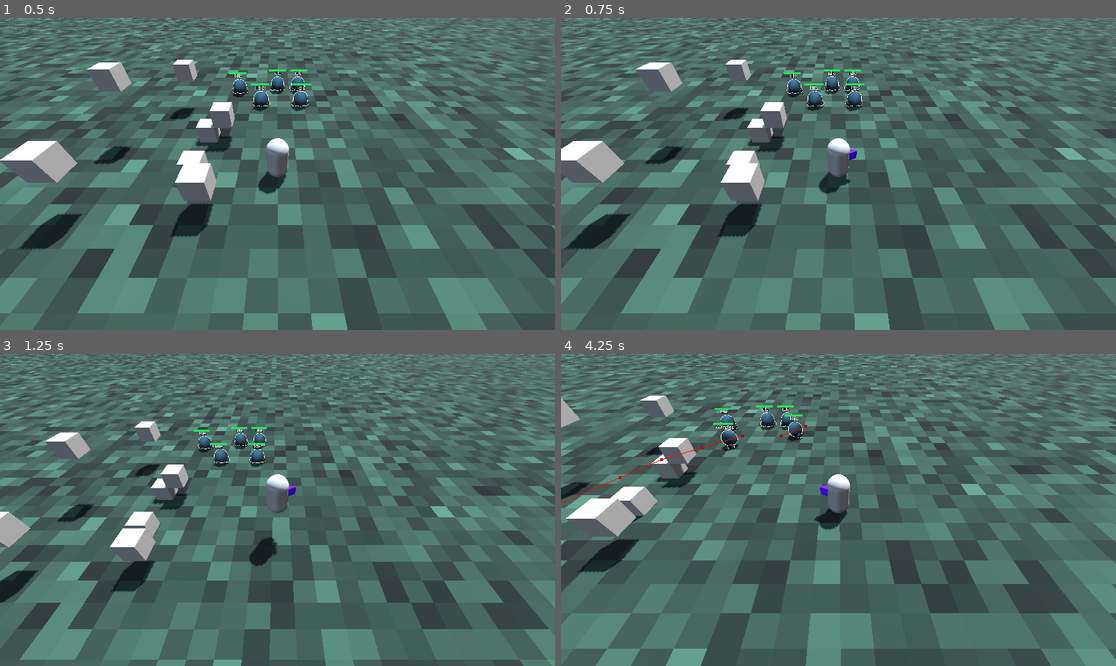
Above: before the commit, frames 1-4 (two rows, left to right).
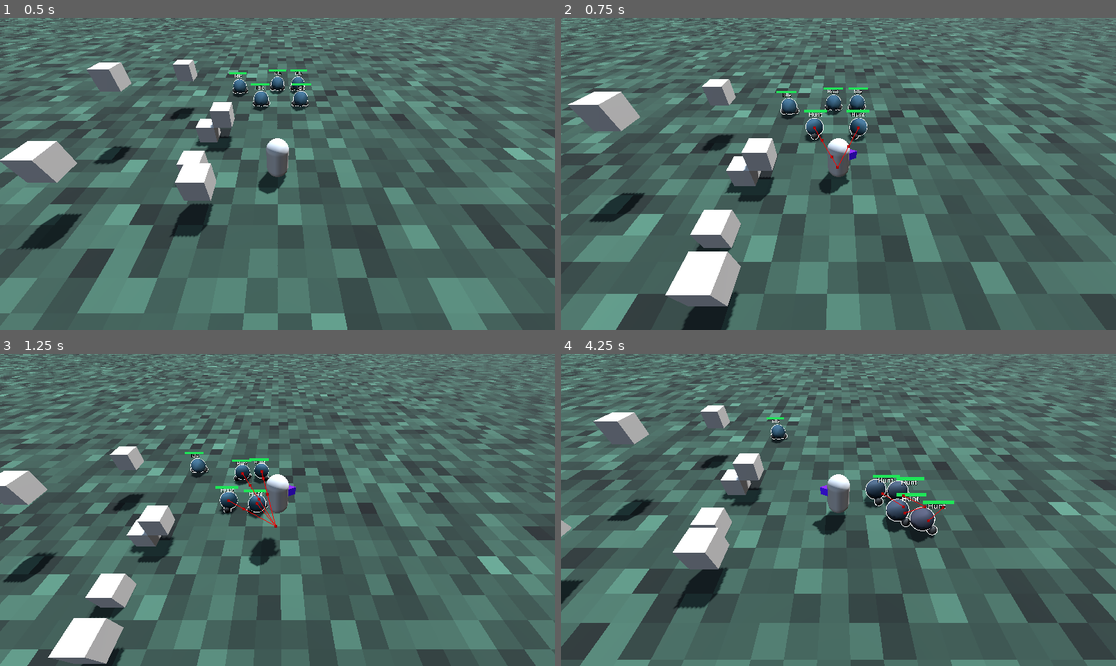
Above: after the commit, the same moments.

Repository: LipskiDev/GodotWildJam86
Game: Godot game, scene res://level/test_level_ferdi.tscn
Same seed, same stepped clock (60 frames per second), same inputs: the game is played once before the commit and once after it.
Inputs:
- Up to frame 1 (0.5 s): no input
- Up to frame 2 (0.75 s): tap Enter (attack) at 0.5 s; hold D (right) from 0.53 s (still down); hold Shift (dash, bound only after the commit) from 0.53 s (still down)
- Up to frame 3 (1.25 s): keep holding D (right); keep holding Shift (dash, bound only after the commit); tap Space (jump) at 0.77 s
- Up to frame 4 (4.25 s): release D (right) at 1.28 s; release Shift (dash, bound only after the commit) at 1.28 s; hold S (back) 1.28-2.03 s; tap Enter (attack) at 1.35 s; tap Space (jump) at 1.52, 3.02, 3.77 s; tap Shift (dash, bound only after the commit) at 1.55, 2.85, 3.8 s; hold D (right) 2.03-2.78 s; hold Shift (dash, bound only after the commit) 2.03-2.78 s; hold W (forward) 2.78-3.53 s; hold A (left) from 3.53 s (still down); hold Enter (attack) from 3.53 s (still down)

Frame 1 is identical in both runs. In frame 2, 47% of the frame differs, in the area x 0-100%, y 0-100%; in frame 3, 46%; in frame 4, 48%.

Commit message:
man kann jetzt dashen

Diff:
--- a/project/entities/enemies/healthbar/healthbar.gdshader
+++ b/project/entities/enemies/healthbar/healthbar.gdshader
@@ -17,8 +17,6 @@
 
 void fragment() {
 	vec3 color = mix(neg_color, pos_color, step(amount, UV.x)).rgb;
-
-
 	ALBEDO = color;
 }
 
--- a/project/entities/enemies/states/die.gd
+++ b/project/entities/enemies/states/die.gd
@@ -1,8 +1,10 @@
+class_name Die
 extends State
-class_name Die
+
 
 @export var enemy: CharacterBody3D
 @export var animation_tree: AnimationTree
+
 
 func enter() -> void:
 	print("jens is ded :(")
--- a/project/entities/enemies/states/hunt.gd
+++ b/project/entities/enemies/states/hunt.gd
@@ -1,11 +1,14 @@
+
+class_name Hunt
 extends State
-class_name Hunt
+
 
 @export var enemy: CharacterBody3D
 @export var speed := 3.0
 @export var nav_agent: NavigationAgent3D
 @export var animation_tree: AnimationTree
 @export var attack_range = 2.0
+
 
 var player: CharacterBody3D
 var hunt_timer: float
--- a/project/entities/enemies/states/idle.gd
+++ b/project/entities/enemies/states/idle.gd
@@ -1,9 +1,11 @@
+class_name Idle
 extends State
-class_name Idle
+
 
 @export var enemy: CharacterBody3D
 @export var nav_agent: NavigationAgent3D
 @export var animation_tree: AnimationTree
+
 
 var idle_target: Vector3
 var idle_time: float
--- a/project/entities/enemies/states/state.gd
+++ b/project/entities/enemies/states/state.gd
@@ -1,17 +1,22 @@
+class_name State
 extends Node
-class_name State
+
 
 @warning_ignore("unused_signal")
 signal transitioned
 
+
 func enter() -> void:
 	pass
+
 
 func exit() -> void:
 	pass
 
+
 func update(_delta: float) -> void:
 	pass
 
+
 func physics_update(_delta: float) -> void:
 	pass
--- a/project/entities/enemies/states/state_machine.gd
+++ b/project/entities/enemies/states/state_machine.gd
@@ -1,9 +1,12 @@
 extends Node
+
 
 @export var initial_state: State
 
+
 var current_state: State
 var states: Dictionary = {}
+
 
 func _ready() -> void:
 	for child in get_children():
@@ -15,14 +18,17 @@
 		initial_state.enter()
 		current_state = initial_state
 
+
 func _process(delta: float) -> void:
 	$"../StateLabel".text = current_state.name
 	if current_state:
 		current_state.update(delta)
 
+
 func _physics_process(delta: float) -> void:
 	if current_state:
 		current_state.physics_update(delta)
+
 
 func on_child_transitioned(state: State, new_state_name: String):
 	if state != current_state:
--- a/project/entities/enemies/states/wander.gd
+++ b/project/entities/enemies/states/wander.gd
@@ -1,5 +1,5 @@
+class_name Wander
 extends State
-class_name Wander
 
 
 @export var enemy: CharacterBody3D
@@ -8,7 +8,7 @@
 @export var speed := 2.0
 
 
-var rand_speed : float
+var rand_speed: float
 
 var idle_target: Vector3
 var wander_time: float
@@ -18,13 +18,18 @@
 	animation_tree.set("parameters/StateMachine/conditions/idle", false)
 	animation_tree.set("parameters/StateMachine/conditions/run", true)
 
-	idle_target = Vector3(randf_range(-10, 10), enemy.global_position.y, randf_range(-10, 10))
+
+	idle_target = Vector3(
+			enemy.global_position.x + randf_range(-4.0, 4.0),
+			enemy.global_position.y,
+			enemy.global_position.z + randf_range(-4.0, 4.0)
+		)
 	nav_agent.set_target_position(idle_target)
 
-	rand_speed = randf_range(.5, speed)
+	rand_speed = randf_range(0.5, speed)
 	animation_tree.set("parameters/TimeScale/scale", rand_speed / speed)
 
-	wander_time = randf_range(1, 3)
+	wander_time = randf_range(1.0, 3.0)
 
 
 func enter() -> void:
--- /dev/null
+++ b/project/entities/player/dash.gd
@@ -0,0 +1,33 @@
+extends Node
+
+
+@export var player: Player
+@export var rotation_object: Node3D
+
+@export var dash_force: float = 40.0
+@export var dash_time: float = 0.1
+@export var max_charges: int = 4
+
+
+var dash_cur: bool = false
+var charges: int
+
+
+# Called when the node enters the scene tree for the first time.
+func _ready() -> void:
+	charges = max_charges
+
+
+func _physics_process(_delta: float) -> void:
+	pass
+
+
+func _unhandled_input(event: InputEvent) -> void:
+	if event.is_action_pressed("dash"):
+		print("dash")
+		if charges > 0:
+			dash_cur = true
+			charges -= 0
+			player.velocity = rotation_object.global_basis * Vector3(0.0, 0.0, -1.0) * dash_force
+			await get_tree().create_timer(dash_time).timeout
+			player.velocity *= 0.1
--- a/project/entities/player/player.tscn
+++ b/project/entities/player/player.tscn
@@ -1,7 +1,8 @@
-[gd_scene load_steps=9 format=3 uid="uid://drvm475mdagfk"]
+[gd_scene load_steps=10 format=3 uid="uid://drvm475mdagfk"]
 
 [ext_resource type="Script" uid="uid://bhgwfchvstiqj" path="res://entities/player/player.gd" id="1_symyc"]
 [ext_resource type="Script" uid="uid://c0x7wwsb4q63n" path="res://entities/player/attack.gd" id="2_abrql"]
+[ext_resource type="Script" uid="uid://ox1aw8xjtjvj" path="res://entities/player/dash.gd" id="3_sglur"]
 
 [sub_resource type="CapsuleMesh" id="CapsuleMesh_sfv1e"]
 
@@ -56,4 +57,9 @@
 transform = Transform3D(1, 0, 0, 0, 1, 0, 0, 0, 1, 0, 1, 0)
 shape = SubResource("CapsuleShape3D_symyc")
 
+[node name="Dash" type="Node" parent="." node_paths=PackedStringArray("player", "rotation_object")]
+script = ExtResource("3_sglur")
+player = NodePath("..")
+rotation_object = NodePath("../RotatableObjects")
+
 [connection signal="body_entered" from="RotatableObjects/Attack/Area3D" to="RotatableObjects/Attack" method="_on_area_3d_body_entered"]
--- a/project/project.godot
+++ b/project/project.godot
@@ -60,6 +60,12 @@
 , Object(InputEventKey,"resource_local_to_scene":false,"resource_name":"","device":-1,"window_id":0,"alt_pressed":false …(186 unchanged characters)…
 ]
 }
+dash={
+"deadzone": 0.2,
+"events": [Object(InputEventKey,"resource_local_to_scene":false,"resource_name":"","device":-1,"window_id":0,"alt_pressed":false,"shift_pressed":false,"ctrl_pressed":false,"meta_pressed":false,"pressed":false,"keycode":0,"physical_keycode":4194325,"key_label":0,"unicode":0,"location":0,"echo":false,"script":null)
+, Object(InputEventJoypadMotion,"resource_local_to_scene":false,"resource_name":"","device":-1,"axis":5,"axis_value":1.0,"script":null)
+]
+}
 
 [physics]
 
Not shown, added: project/entities/player/dash.gd.uid
